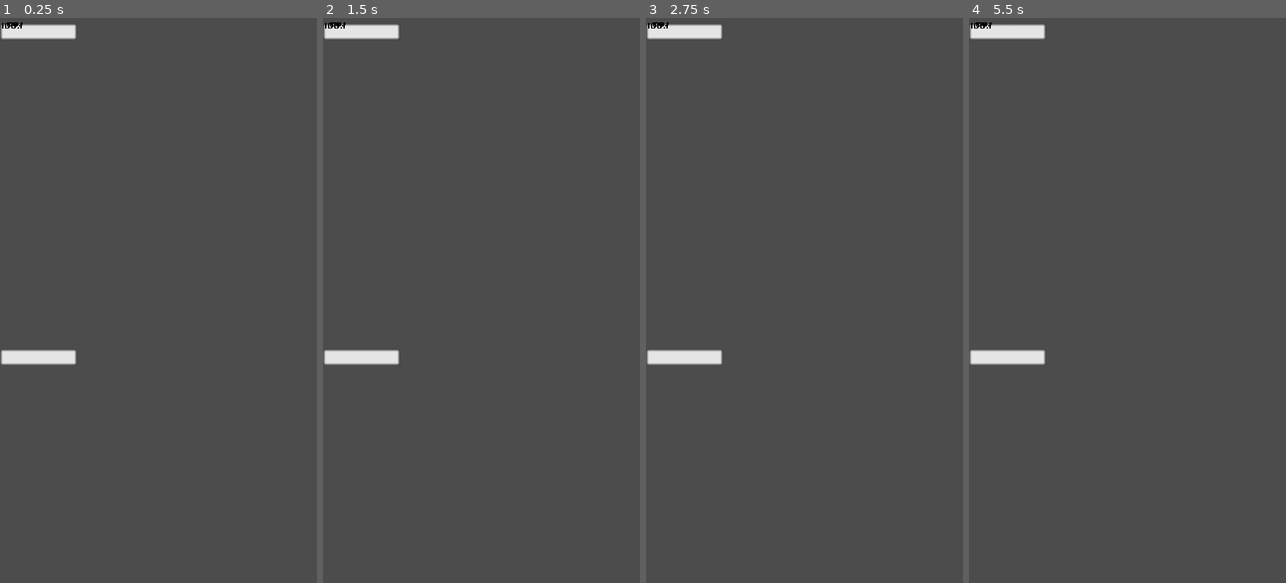
Above: before the commit, frames 1-4 (left to right).
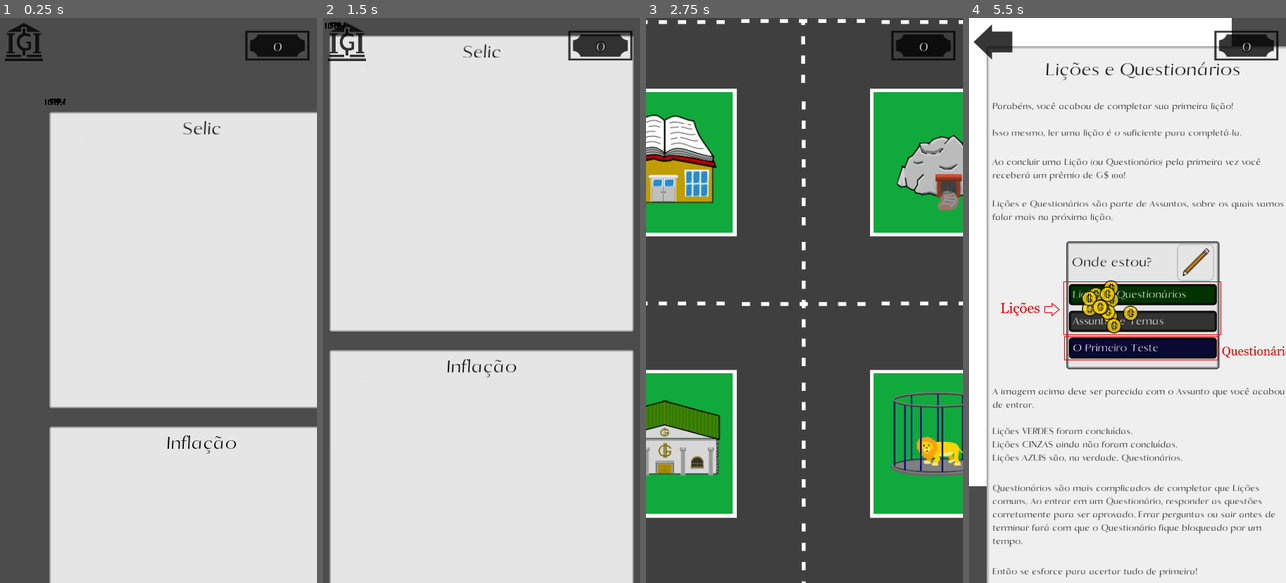
Above: after the commit, the same moments.

Repository: AndreMoukarzel/Grana-Preta
Game: Godot game, scene res://home/Home.tscn
Two runs of this game, one before a commit and one after it. Both use one fixed random seed, a clock stepped at 60 frames per second and the inputs below. This scene is started directly instead of the project's main scene. The engine's default icon, where the game draws it, is replaced by a stand-in: a white triangle on a blue panel in a dark square.
Inputs (mouse positions are in pixels of both pictures, inside the frame that each line leads up to):
- Up to frame 1 (0.25 s): no input
- Up to frame 2 (1.5 s): move the mouse to (551, 272) at 0.52 s; click (551, 272) at 0.67 s; drag from (418, 328) to (465, 413) at 1.27 s
- Up to frame 3 (2.75 s): click (671, 40) at 2.02 s
- Up to frame 4 (5.5 s): click (984, 164) at 2.77 s; click (1133, 131) at 3.5 s, where only the run after the commit has a clickable "A Escola"; click (1127, 85) at 4.25 s, where only the run after the commit has a clickable "Subject"; click (1127, 136) at 5 s, where only the run after the commit has a clickable "Lições e Questionários"

The runs differ from the first frame. In frame 1, 70% of the frame differs, in the area x 0-100%, y 0-100%; in frame 2, 90%; in frame 3, 33%; in frame 4, 96%.
Error in both runs: Division By Zero in operator '/'. (res://home/IndexDisplay.gd:28)

Commit message:
Home polishing
- Add titles to graphs
- Reposition Graphs
- Add Swiping Camera
- Add HUD

Closes #53

Diff:
--- a/home/Home.gd
+++ b/home/Home.gd
@@ -7,8 +7,37 @@
 	var InflationGraph = ID_SCN.instance()
 
 	add_child(SelicGraph)
-	SelicGraph.set_current_graph("LineGraph", Save.selic_last100, Vector2(0, 10))
+	SelicGraph.set_current_graph("LineGraph", Save.selic_last100, Vector2(10, 70),
+	                             {"size" : Vector2(556, 500)})
+	add_title_to_graph("Selic", SelicGraph)
 
 	add_child(InflationGraph)
-	InflationGraph.set_current_graph("LineGraph", Save.inflation_last100, Vector2(0, 600),
-	                                 {"color" : Color(1, .1, .1, .8)})
+	InflationGraph.set_current_graph("LineGraph", Save.inflation_last100, Vector2(10, 640),
+	                                 {"size" : Vector2(556, 500), "color" : Color(1, .1, .1, .8)})
+	add_title_to_graph("Inflação", InflationGraph)
+
+
+func add_title_to_graph(title : String, Graph):
+	var Bg = Graph.get_node("Background")
+	var l = Label.new()
+	var text_font
+
+	Bg.rect_size     += Vector2(0, 40)
+	Bg.rect_position -= Vector2(0, 40)
+	text_font            = DynamicFont.new()
+	text_font.size       = 40
+	text_font.font_data  = load("res://school/Lessons/LessonFont.otf")
+	text_font.use_filter = true
+	l.set("custom_fonts/font", text_font)
+	l.add_color_override("font_color", Color(0, 0, 0))
+	l.align = Label.ALIGN_CENTER
+	l.text = title
+	l.rect_size = Vector2(556, 1)
+	l.rect_position = Vector2(10, Graph.current_graph.pos.y - 45)
+	Graph.add_child(l)
+
+
+func _on_HUD_on_Back_pressed():
+	var e = get_tree().change_scene("res://City.tscn")
+	if e != 0:
+		print("City scene couldn't be loaded")
--- a/home/Home.tscn
+++ b/home/Home.tscn
@@ -1,8 +1,22 @@
-[gd_scene load_steps=2 format=2]
+[gd_scene load_steps=4 format=2]
 
 [ext_resource path="res://home/Home.gd" type="Script" id=1]
+[ext_resource path="res://HUD.tscn" type="PackedScene" id=2]
+[ext_resource path="res://SwipeHandler.tscn" type="PackedScene" id=3]
 
 [node name="Home" type="Control"]
 anchor_right = 1.0
 anchor_bottom = 1.0
 script = ExtResource( 1 )
+
+[node name="HUD" parent="." instance=ExtResource( 2 )]
+
+[node name="SwipeHandler" parent="." instance=ExtResource( 3 )]
+
+[node name="SwipingCamera" parent="SwipeHandler" index="0"]
+limit_right = 576
+limit_bottom = 1200
+
+[connection signal="on_Back_pressed" from="HUD" to="." method="_on_HUD_on_Back_pressed"]
+
+[editable path="SwipeHandler"]
--- a/home/IndexDisplay.gd
+++ b/home/IndexDisplay.gd
@@ -95,6 +95,7 @@
 	set_process(false)
 
 
+#warning-ignore:unused_argument
 func _process(delta):
 	update()
 
@@ -121,7 +122,6 @@
 	var max_pos = current_graph.get_max_line_points()[0]
 	var central_pos = current_graph.get_central_line_points()[0]
 	var min_pos = current_graph.get_min_line_points()[0]
-	var point_diff = current_graph.size.y/(current_graph.values.max() - current_graph.values.min() + 1)
 	var val_diff   = stepify((current_graph.values.max() - current_graph.values.min() + 1)/20.0, 0.01)
 	var current_value = stepify(current_graph.values.min(), 0.01)
 	var value_lines_points = []
@@ -133,17 +133,22 @@
 		var line_points = current_graph.get_val_line_points(current_value)
 
 		line_points[0] += Vector2(-5, 0)
-		value_lines_points.append(line_points)
 		label.rect_position = line_points[0] - Vector2(label.rect_size.x, label.rect_size.y/2)
 		label.text = str(current_value)
 
 		# Hides labels too close to max, min or central labels
-		if abs(line_points[0].y - max_pos.y) < 20:
+		if abs(line_points[0].y - max_pos.y) < 15:
 			label.hide()
-		elif abs(line_points[0].y - central_pos.y) < 20:
+		elif abs(line_points[0].y - central_pos.y) < 15:
 			label.hide()
-		elif abs(line_points[0].y - min_pos.y) < 20:
+		elif abs(line_points[0].y - min_pos.y) < 15:
 			label.hide()
+		elif line_points[0].y < current_graph.get_top_line_points()[0].y: # label will be out of graphs' bounds
+			label.hide()
+		elif line_points[0].y > current_graph.get_bottom_line_points()[0].y: # label will be out of graphs' bounds
+			label.hide()
+		else:
+			value_lines_points.append(line_points)
 
 	$Max.rect_position     = max_pos - $Max.rect_size/2 - Vector2(30, 0)
 	$Max.text              = str(stepify(current_graph.values.max(), 0.01))
@@ -155,19 +160,19 @@
 	return value_lines_points
 
 
-func set_current_graph(graph_type, values, position, args = {}):
-	var vals = values
-	var pos = position
+func set_current_graph(graph_type, values, pos, args = {}):
 	var central_val = (null if not args.has('central_val') else args['central_val'])
-	var val_range = (null if not args.has('val_range') else args['val_range'])
-	var size = (Vector2(500, 500) if not args.has('size') else args['size'])
-	var color = (Color(0, 0, 1, .8) if not args.has('color') else args['color'])
+	var val_range   = (null if not args.has('val_range') else args['val_range'])
+	var size        = (Vector2(500, 500) if not args.has('size') else args['size'])
+	var color       = (Color(0, 0, 1, .8) if not args.has('color') else args['color'])
+	var line_width  = (1.0 if not args.has('line_width') else args['line_width'])
+	var graph_size = Vector2(size.x - 80, size.y - 30)
 
 	if graph_type == "LineGraph":
-		current_graph = LineGraph.new(values, Vector2(pos.x + 70, pos.y + 15), central_val, val_range, size, color)
+		current_graph = LineGraph.new(values, Vector2(pos.x + 70, pos.y + 15), central_val, val_range, graph_size, color, line_width)
 
 	$Background.rect_position = pos
-	$Background.rect_size = Vector2(current_graph.size.x + 140, current_graph.size.y + 30)
+	$Background.rect_size = size
 	$InternalBackground.rect_position = Vector2(pos.x + 69, pos.y + 14)
 	$InternalBackground.rect_size = current_graph.size + Vector2(1, 1)
 
